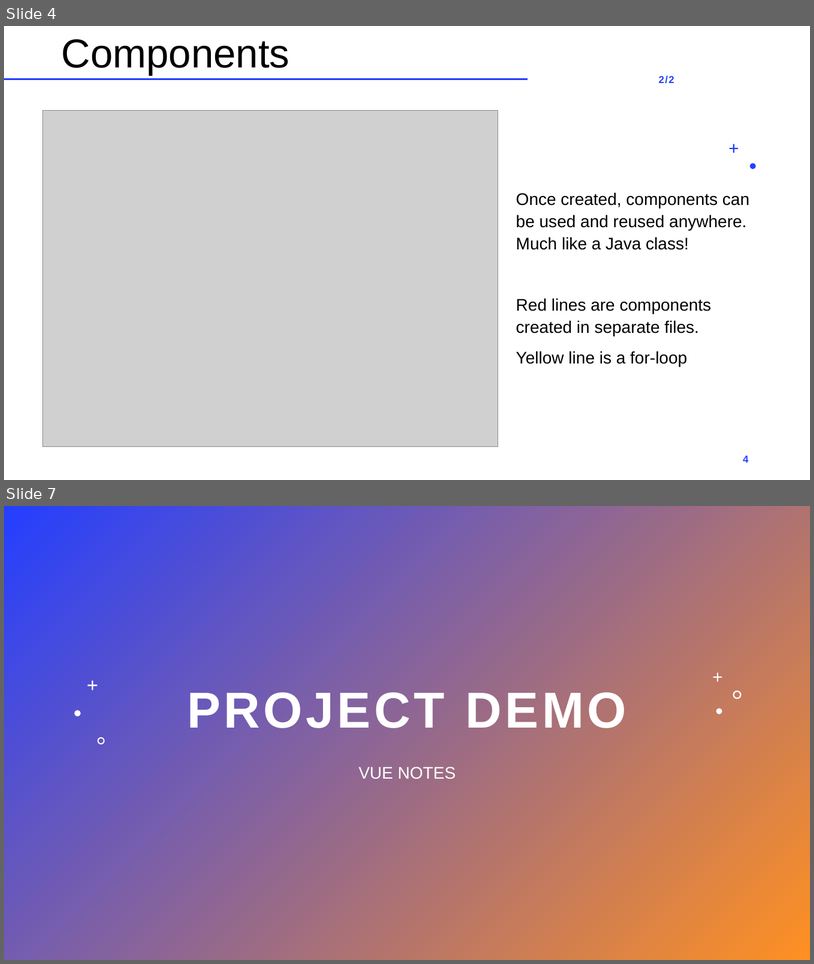
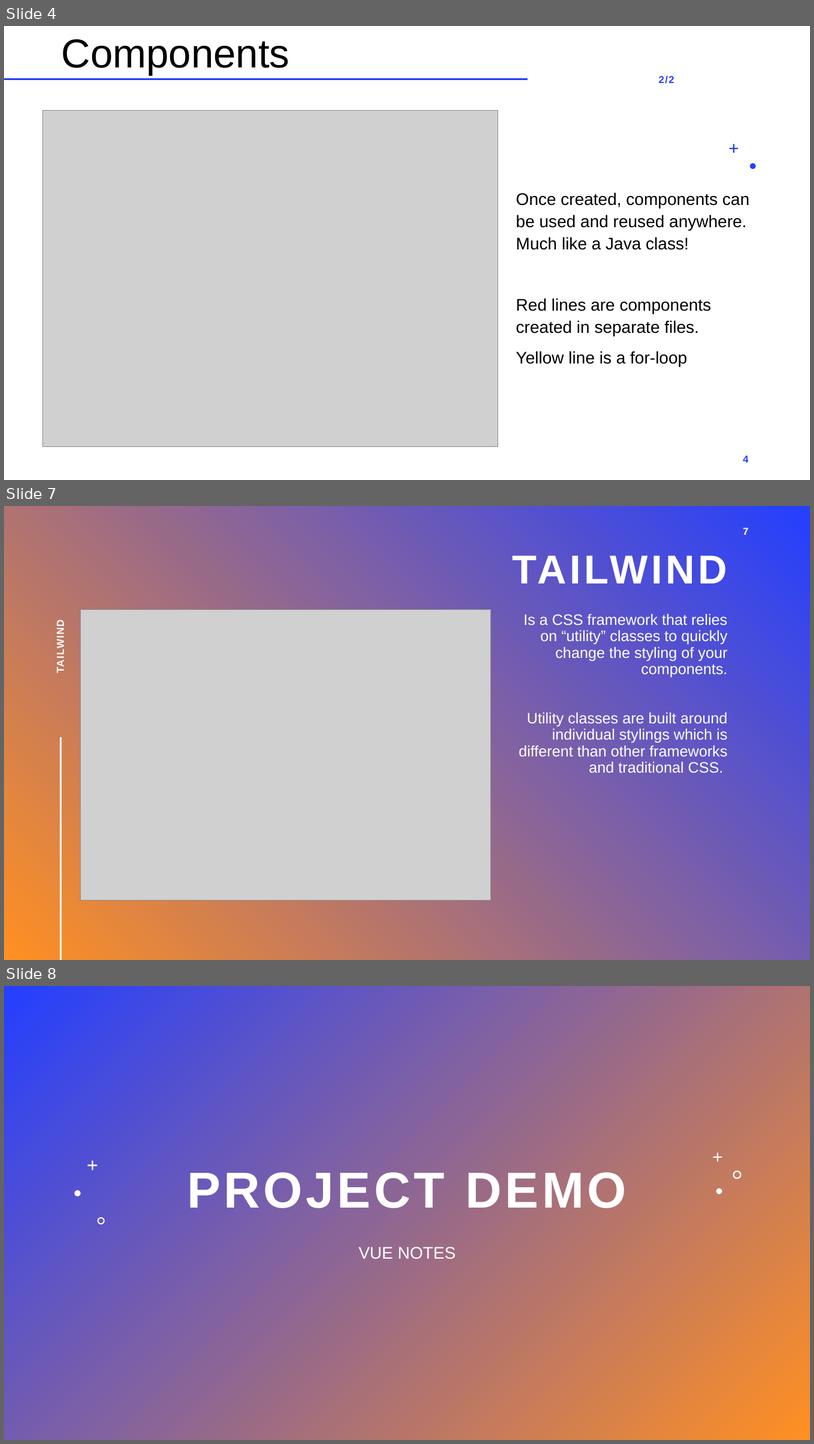
Before and after one commit to Slenderslayer88/Nuxt_Notes, a slide deck: Vue-Notes-App/VUE Presentation.pptx. Shown one above the other, each under a label of ours: slides 4 and 7 before the commit, slides 4, 7 and 8 after it; the slides between them are not shown. The pictures are 814x964 and 814x1444 pixels, drawn with LibreOffice and Linux fonts; fonts in the diff are those of the drawing; grey boxes stand for pictures. Boxes give left, top, right and bottom in pixels: in the first picture for what was removed or moved away, otherwise in the second. Text is boxed around its words. In the diff, an @@ line names an element or a change of style, - is before the commit and + after.

```diff
--- a/Vue-Notes-App/VUE Presentation.pptx
+++ b/Vue-Notes-App/VUE Presentation.pptx
@@ slide 7 added at [4,506,810,960], background gradient #243FFF to #FF9022 @@
@@ page number added at [743,528,749,535], 12 pt, text #FFFFFF, bold @@
+7
@@ title added at [513,556,728,583], 48 pt, text #FFFFFF, bold @@
+TAILWIND
@@ picture added at [80,609,491,900] @@
@@ text added at [519,613,728,772], 18 pt, text #FFFFFF @@
+Is a CSS framework that relies on “utility” classes to quickly change the styling of your components.
+Utility classes are built around individual stylings which is different than other frameworks and traditional CSS.
@@ text added at [55,625,66,672], 12 pt, text #FFFFFF, bold @@
+TAILWIND
@@ line added from (61, 738) to (61, 959), #FFFFFF 2 pt @@
@@ what was slide 7 is now slide 8 @@
```
Also in this commit, not shown: 2 slides changed, 2 other files.
